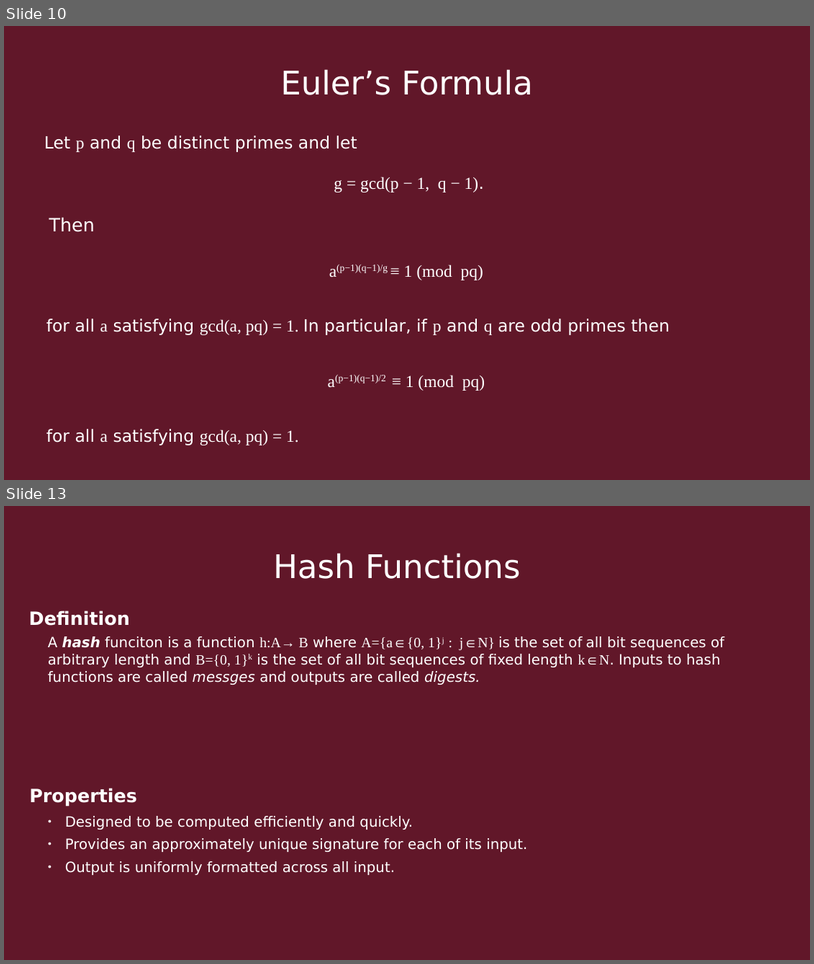
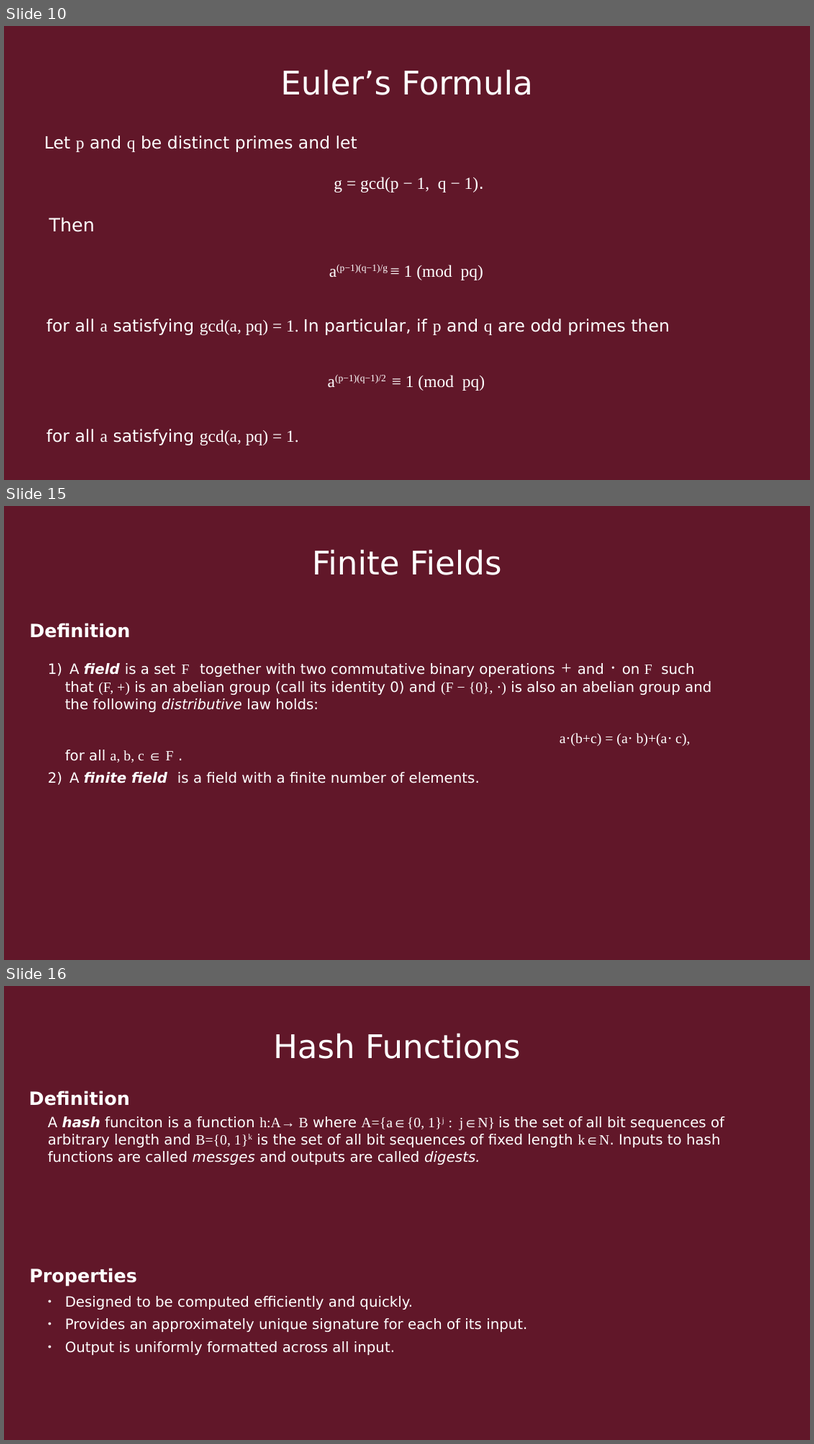
Before and after one commit to Quin-Darcy/seccom, a slide deck: presentation/cryptography_and_network_protocols.odp. Shown one above the other, each under a label of ours: slides 10 and 13 before the commit, slides 10, 15 and 16 after it; the slides between them are not shown. The pictures are 814x964 and 814x1444 pixels, drawn with LibreOffice and Linux fonts; fonts in the diff are those of the drawing. Boxes give left, top, right and bottom in pixels: in the first picture for what was removed or moved away, otherwise in the second. Text is boxed around its words. In the diff, an @@ line names an element or a change of style, - is before the commit and + after.

```diff
--- a/presentation/cryptography_and_network_protocols.odp
+++ b/presentation/cryptography_and_network_protocols.odp
@@ slide 15 added at <box>4,506,810,960</box>, background #611729 @@
@@ title added at <box>312,549,502,575</box>, 32 pt, text #FFFFFF @@
+Finite Fields
@@ text added at <box>29,623,130,638</box>, 18 pt, text #FFFFFF, bold @@
+Definition
@@ text added at <box>65,663,712,783</box>, 14 pt, text #FFFFFF @@
+1) A field is a set F together with two commutative binary operations + and ⋅ on F such that (F, +) is an abelian group (call its identity 0) and (F − {0}, ⋅) is also an abelian group and the following distributive law holds:
+   a⋅(b+c) = (a⋅ b)+(a⋅ c),
+   for all a, b, c ∈ F .
+2) A finite field is a field with a finite number of elements.
@@ what was slide 13 is now slide 16 @@
```
Also in this commit, not shown: 2 slides changed, 2 other slides added, 1 other file.
